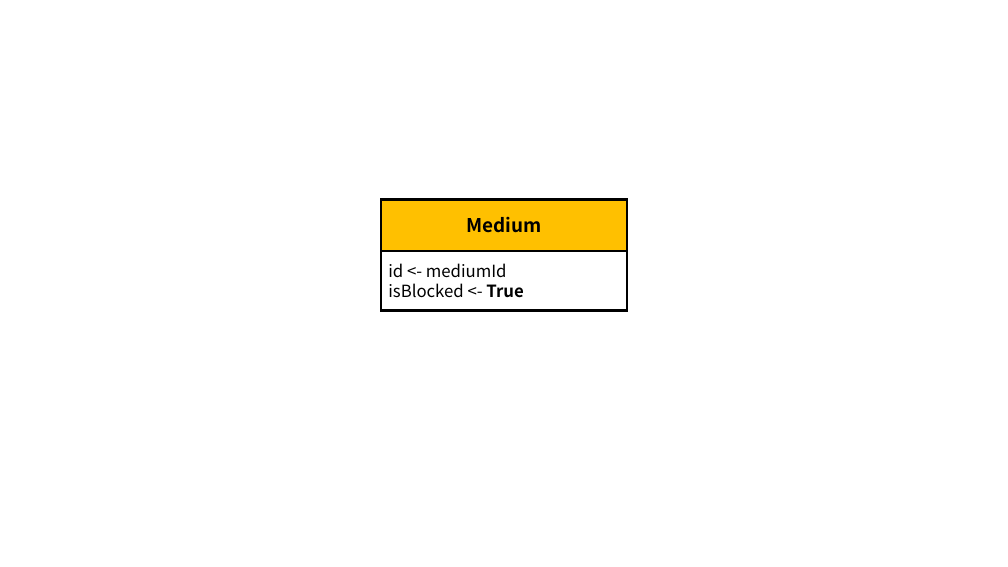
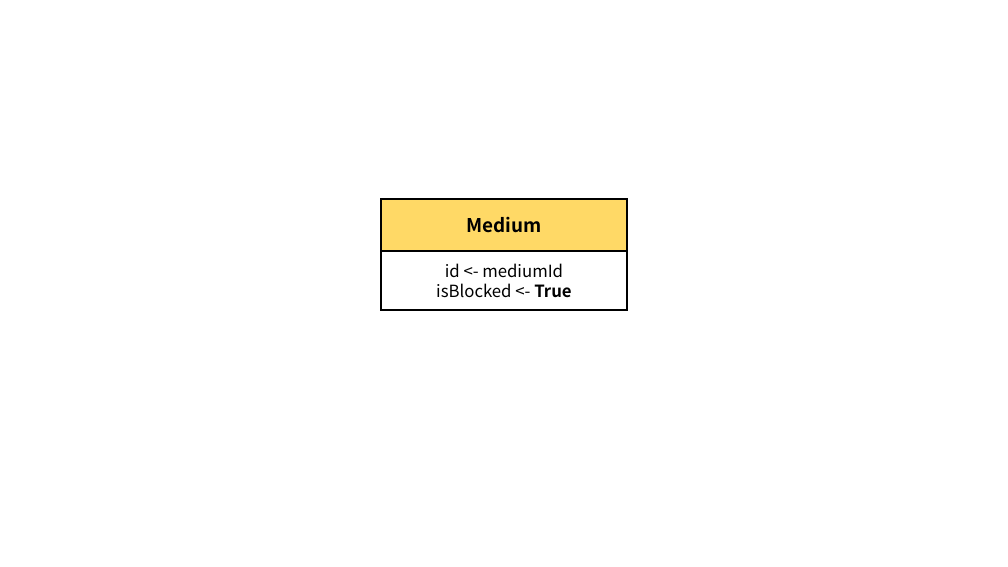
Before and after one commit to ldbc/ldbc_finbench_docs, a slide deck: slide 11 of patterns/transaction-write.pptx. Drawn at 1008x567 pixels with LibreOffice and Linux fonts; fonts in the diff are those of the drawing. Boxes give left, top, right and bottom in pixels: in the first picture for what was removed or moved away, otherwise in the second. Text is boxed around its words. In the diff, an @@ line names an element or a change of style, - is before the commit and + after.

```diff
--- a/patterns/transaction-write.pptx
+++ b/patterns/transaction-write.pptx
@@ rectangle "Medium" at [381,200,628,251]: fill #FFC000 to #FFD966; outline #000000 2.25 pt to #000000 2 pt @@
@@ rectangle "id <- mediumId" at [381,251,628,311]: alignment left to centre; outline #000000 2.25 pt to #000000 2 pt @@
```
Also in this commit, not shown: 13 other slides changed, 1 slide added, 51 other files.
